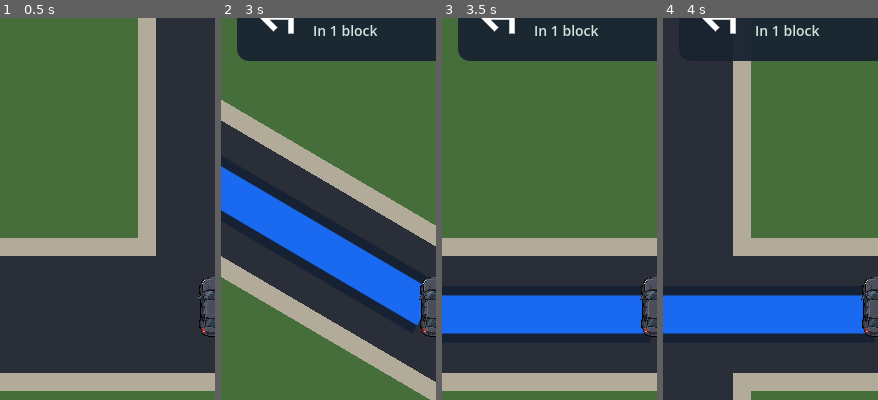
Above: before the commit, frames 1-4 (left to right).
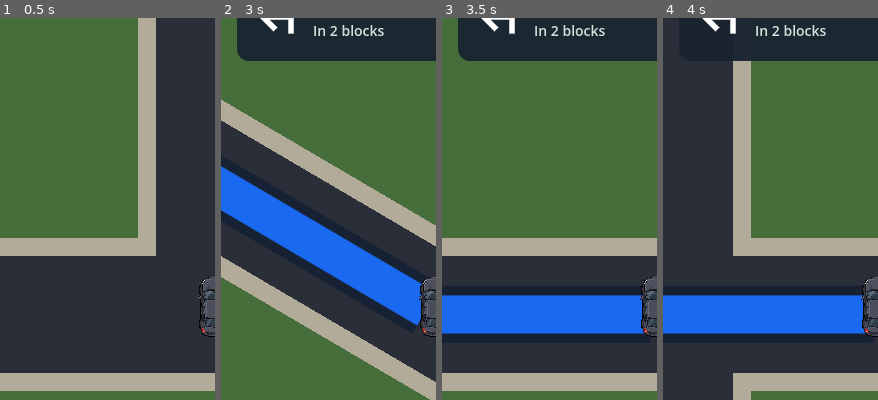
Above: after the commit, the same moments.

Repository: patrickcallahancomedy/comedian
Game: Godot game, scene res://scenes/drive/drive_module.tscn
Two runs of this game, one before a commit and one after it. Both use one fixed random seed, a clock stepped at 60 frames per second and the inputs below.
Inputs (mouse positions are % of the whole screen's width and height, from its top left):
- Up to frame 1 (0.5 s): no input
- Up to frame 2 (3 s): click "START" at 0.5 s; tap Enter (ui_accept) at 1.25, 1.52 s; move the mouse to (72, 45) at 1.27 s; hold Right 1.28-2 s; tap Space at 1.35, 2.85 s; click (72, 45) at 1.42 s; drag from (30, 55) to (45, 70) at 2.02 s; move the mouse to (60, 28) at 2.77 s; hold Right from 2.78 s (still down)
- Up to frame 3 (3.5 s): keep holding Right
- Up to frame 4 (4 s): release Right at 3.5 s; drag from (45, 70) to (20, 35) at 3.52 s
The pictures show only the part of the screen within x 0-50%, y 7-57%; the shares and areas given below are measured in that part.

Frame 1 is identical in both runs. In frame 2, 0.1% of the frame differs, in the area x 50-76%, y 2-5%; in frame 3, 0.1%; in frame 4, 0.1%.

Commit message:
Include current block in GPS count

Diff:
--- a/godot/scripts/drive/drive_navigation.gd
+++ b/godot/scripts/drive/drive_navigation.gd
@@ -348,7 +348,7 @@
 			# actual world position so the banner matches what the player sees.
 			var blocks: int = maxi(
 				1,
-				int(ceil(drive.visual_world_position.distance_to(turn_world) / block_size))
+				int(ceil(drive.visual_world_position.distance_to(turn_world) / block_size)) + 1
 			)
 			return {
 				"turn": turn,
